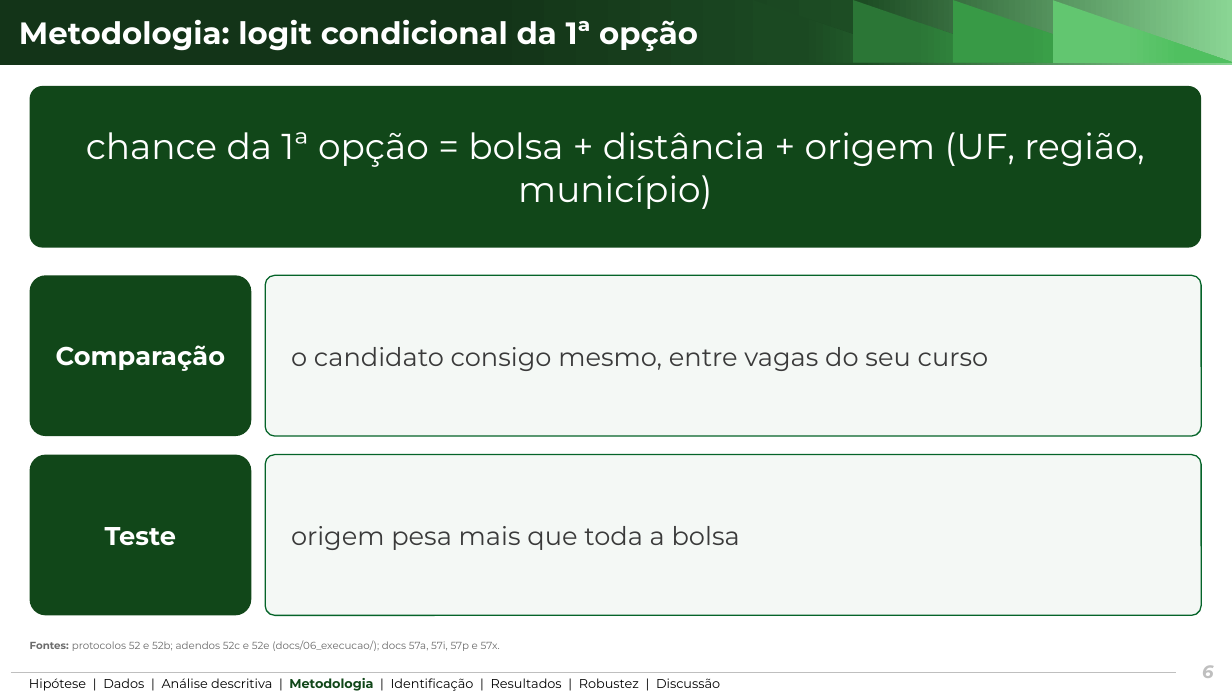
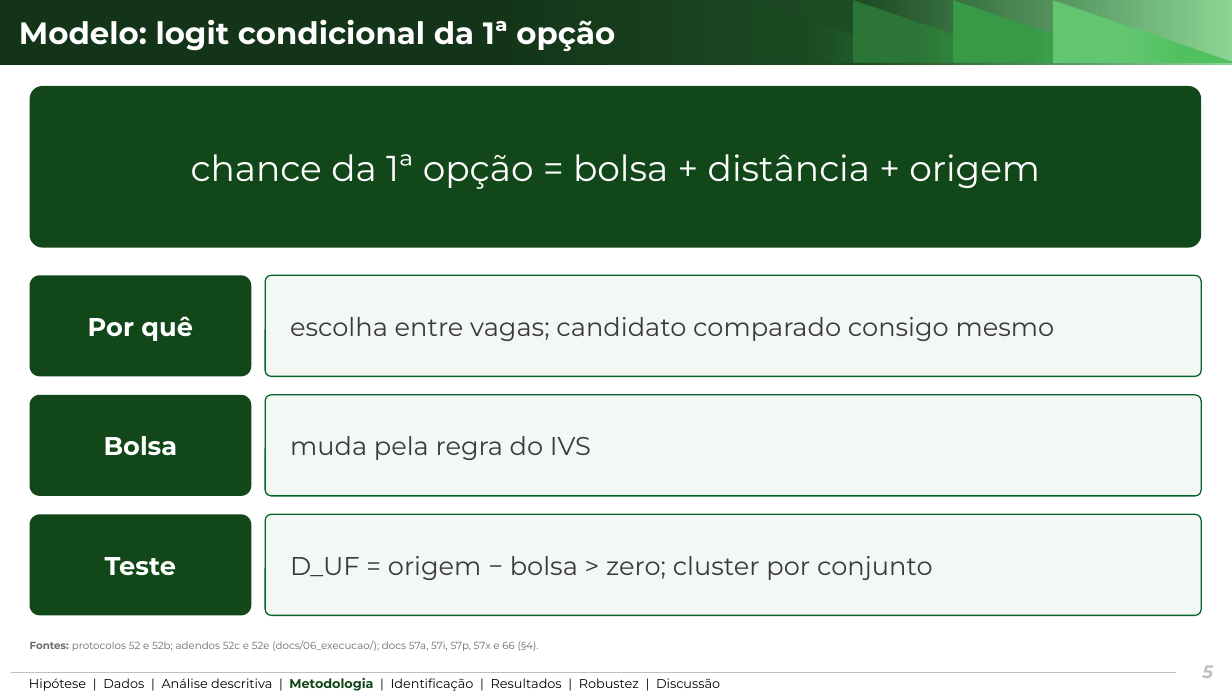
Before and after one commit to ka1victor/impact-eval-health-econ-pmme, a slide deck: slide 5 of output/apresentacao_banca2/deck_banca2_curto.pptx (slide 6 before the commit). Drawn at 1232x693 pixels with LibreOffice and Linux fonts; fonts in the diff are those of the drawing; background and template pictures are left out. Boxes give left, top, right and bottom in pixels: in the first picture for what was removed or moved away, otherwise in the second. Text is boxed around its words. In the diff, an @@ line names an element or a change of style, - is before the commit and + after.

```diff
--- a/output/apresentacao_banca2/deck_banca2_curto.pptx
+++ b/output/apresentacao_banca2/deck_banca2_curto.pptx
@@ title at (19, 19, 615, 51): text changed @@
-Metodologia: logit condicional da 1ª opção
+Modelo: logit condicional da 1ª opção
@@ text in rounded rectangle at (191, 154, 1040, 189): text changed @@
-chance da 1ª opção = bolsa + distância + origem (UF, região, município)
+chance da 1ª opção = bolsa + distância + origem
@@ rounded rectangle "Por quê": place and size @@
-rounded rectangle "Por quê" at (30, 275, 251, 436)
+rounded rectangle "Por quê" at (30, 275, 251, 376)
@@ rounded rectangle "escolha entre vagas; candidato comparado ...": place and size @@
-rounded rectangle "escolha entre vagas; candidato comparado ..." at (265, 275, 1202, 436)
+rounded rectangle "escolha entre vagas; candidato comparado ..." at (265, 275, 1202, 376)
@@ text in rounded rectangle at (88, 316, 193, 341): text changed @@
-Comparação
+Por quê
@@ text in rounded rectangle at (290, 317, 1055, 341): text changed @@
-o candidato consigo mesmo, entre vagas do seu curso
+escolha entre vagas; candidato comparado consigo mesmo
@@ rounded rectangle added at (30, 395, 251, 495), fill #114719, 20 pt, text #FFFFFF, bold @@
+Bolsa
@@ rounded rectangle "muda pela regra do IVS": place and size @@
-rounded rectangle "muda pela regra do IVS" at (265, 455, 1202, 616)
+rounded rectangle "muda pela regra do IVS" at (265, 395, 1202, 495)
@@ text in rounded rectangle at (290, 436, 591, 460): text changed @@
-origem pesa mais que toda a bolsa
+muda pela regra do IVS
@@ rounded rectangle "Teste": place and size @@
-rounded rectangle "Teste" at (30, 455, 251, 616)
+rounded rectangle "Teste" at (30, 515, 251, 616)
@@ rounded rectangle added at (265, 515, 1202, 616), fill #F4F8F5, outline #056429 1 pt, 20 pt, text #3A3A3A @@
+D_UF = origem − bolsa > zero; cluster por conjunto
@@ text at (30, 640, 539, 651): text changed @@
-Fontes: protocolos 52 e 52b; adendos 52c e 52e (docs/06_execucao/); docs 57a, 57i, 57p e 57x.
+Fontes: protocolos 52 e 52b; adendos 52c e 52e (docs/06_execucao/); docs 57a, 57i, 57p, 57x e 66 (§4).
@@ page number at (1202, 666, 1213, 678): text changed @@
-6
+5
```
Also in this commit, not shown: 8 other slides changed, 1 slide added, 1 slide removed, 30 other files.
